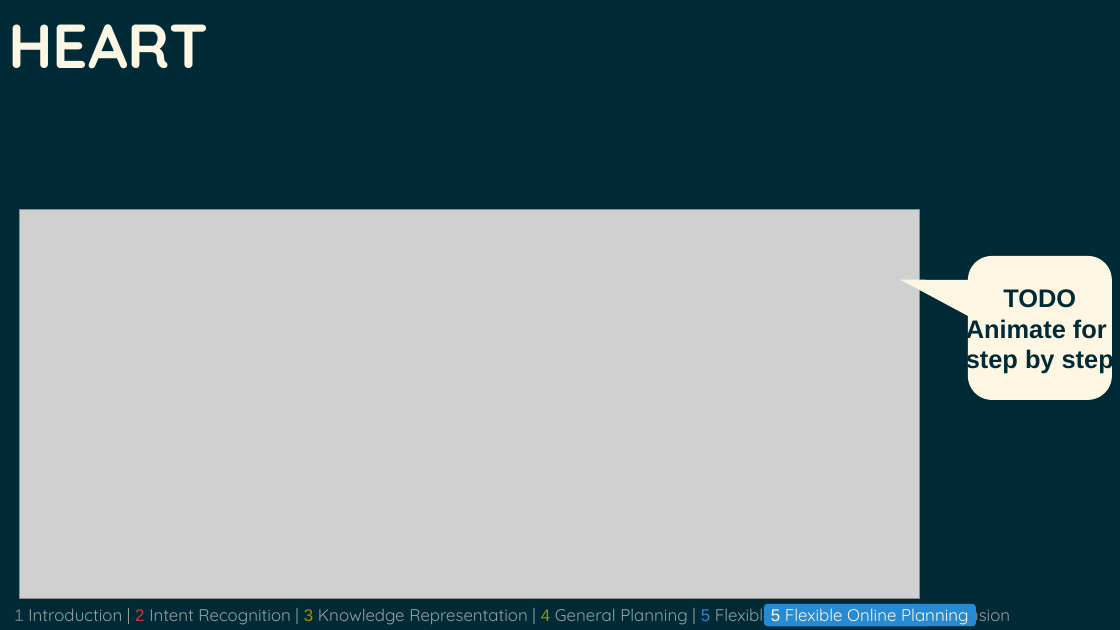
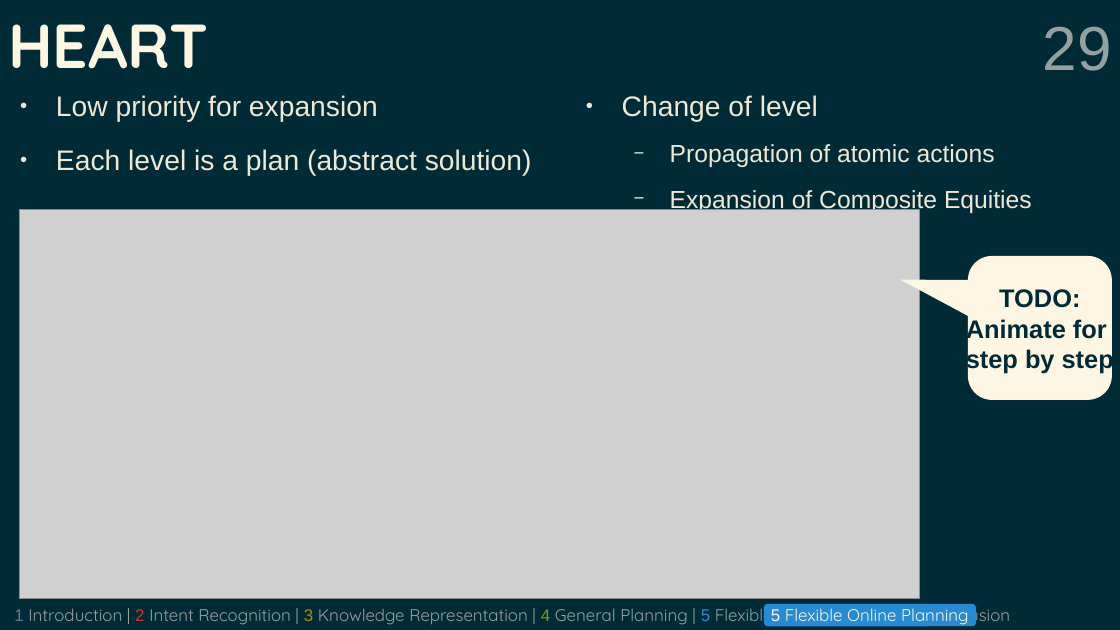
Before and after one commit to grea09/gennio, a slide deck: slide 29 of doc/defense.odp. Drawn at 1120x630 pixels with LibreOffice and Linux fonts; fonts in the diff are those of the drawing; grey boxes stand for pictures. Boxes give left, top, right and bottom in pixels: in the first picture for what was removed or moved away, otherwise in the second. Text is boxed around its words. In the diff, an @@ line names an element or a change of style, - is before the commit and + after.

```diff
--- a/doc/defense.odp
+++ b/doc/defense.odp
@@ page number added at box(1043, 26, 1112, 71), 44 pt, text #93A1A1 @@
+29
@@ text added at box(56, 95, 532, 176), 20 pt, text #EEE8D5 @@
+● Low priority for expansion
+● Each level is a plan (abstract solution)
@@ text added at box(622, 95, 1032, 214), 17.5 pt, text #EEE8D5 @@
+● Change of level
+  − Propagation of atomic actions
+  − Expansion of Composite Equities
@@ text in rounded speech box at box(999, 289, 1080, 308): text changed @@
-TODO
+TODO:
```
Also in this commit, not shown: 27 other slides changed, 3 other files.
